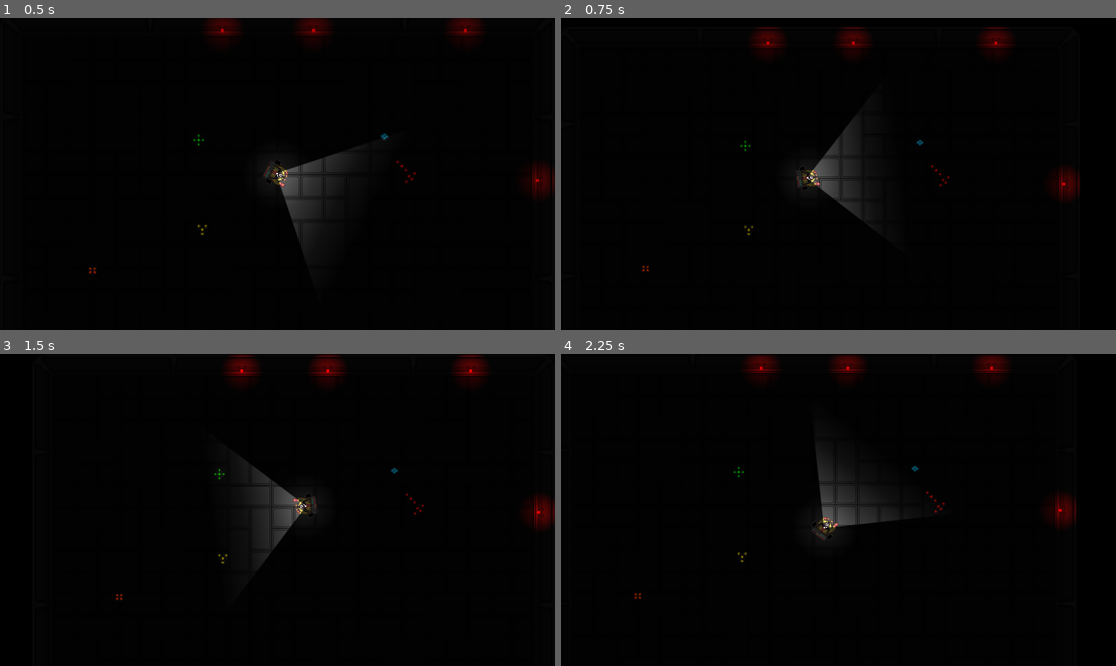
Above: before the commit, frames 1-4 (two rows, left to right).
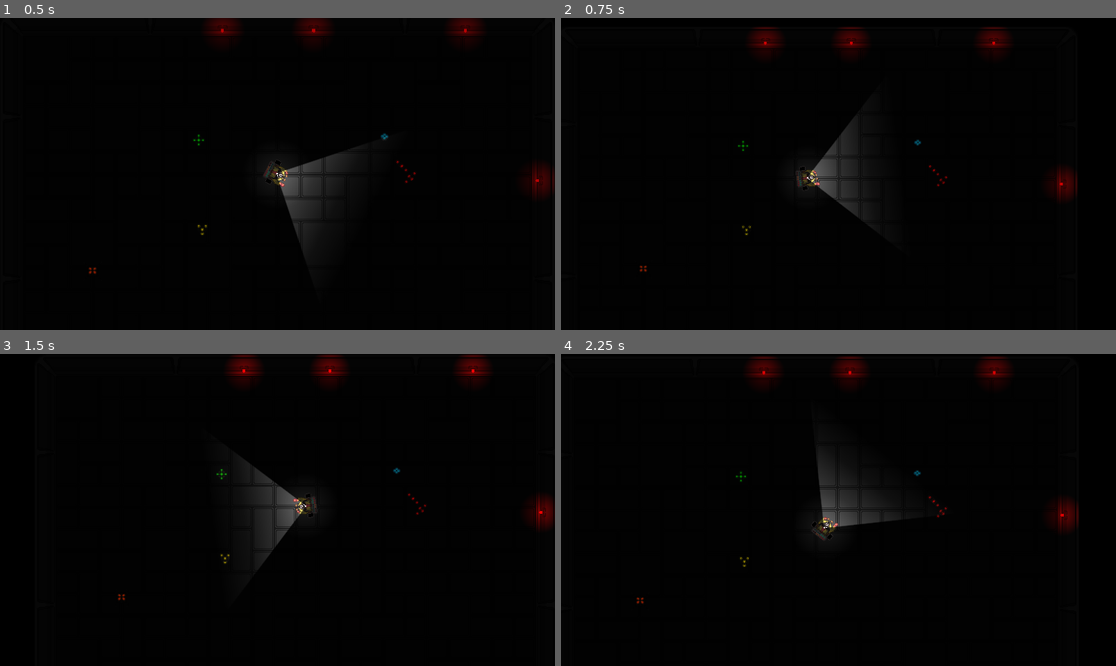
Above: after the commit, the same moments.

Repository: ocarina0001/gameoff-2024
Game: Godot game, scene res://Scenes/Worlds/prototype_world.tscn
Same seed, same stepped clock (60 frames per second), same inputs: the game is played once before the commit and once after it.
Inputs (mouse positions are in pixels of both pictures, inside the frame that each line leads up to):
- Up to frame 1 (0.5 s): no input
- Up to frame 2 (0.75 s): move the mouse to (960, 158) at 0.52 s; tap A (a) at 0.6 s
- Up to frame 3 (1.5 s): tap D (d) at 0.8, 1.35 s; tap Enter at 1.25 s; move the mouse to (166, 525) at 1.27 s
- Up to frame 4 (2.25 s): tap S (s) at 1.55, 2.1 s; tap Space at 2 s; move the mouse to (894, 441) at 2.02 s

Frame 1 is identical in both runs. In frame 2, 0.4% of the frame differs, in the area x 14-94%, y 6-82%; in frame 3, 0.4%; in frame 4, 1.0%, in the area x 13-94%, y 0-81%.

Commit message:
improved enemy comp (and bombkin)

Diff:
--- a/Components/EnemyComponent/EnemyComponent.tscn
+++ b/Components/EnemyComponent/EnemyComponent.tscn
@@ -1,6 +1,23 @@
-[gd_scene load_steps=2 format=3 uid="uid://txv77ri45f3l"]
+[gd_scene load_steps=3 format=3 uid="uid://txv77ri45f3l"]
 
 [ext_resource type="Script" path="res://Components/EnemyComponent/enemy_component.gd" id="1_d3rlx"]
 
+[sub_resource type="CircleShape2D" id="CircleShape2D_6xb8u"]
+
 [node name="EnemyComponent" type="Node2D"]
 script = ExtResource("1_d3rlx")
+
+[node name="NavigationAgent2D" type="NavigationAgent2D" parent="."]
+
+[node name="Timer" type="Timer" parent="."]
+wait_time = 0.2
+autostart = true
+
+[node name="VisionArea" type="Area2D" parent="."]
+
+[node name="CollisionShape2D" type="CollisionShape2D" parent="VisionArea"]
+shape = SubResource("CircleShape2D_6xb8u")
+debug_color = Color(1, 1, 1, 0.42)
+
+[connection signal="timeout" from="Timer" to="." method="_on_timer_timeout"]
+[connection signal="body_entered" from="VisionArea" to="." method="_on_vision_area_body_entered"]
--- a/Components/EnemyComponent/enemy_component.gd
+++ b/Components/EnemyComponent/enemy_component.gd
@@ -18,11 +18,38 @@
 ## Flags whether or not the enemy requires oxygen.
 @export var has_oxygen: bool = true
 ## The damage its main attack does.
-@export var damage: float = 50
+@export var damage: float = 25
 ## The speed of the enemy.
 @export var speed: float = 100
+## The vision range of the enemy.
+@export var vision: float = 80
+var target: Node2D
+var parent: Node2D
 
 func _ready() -> void:
 	current_armor = armor
 	current_health = health
 	current_oxygen = oxygen
+	parent = get_parent()
+	$VisionArea/CollisionShape2D.shape.radius = vision
+
+func _physics_process(delta: float):
+		var direction : Vector2
+		if not $NavigationAgent2D.is_navigation_finished():
+			direction = ($NavigationAgent2D.get_next_path_position() - parent.global_position).normalized()
+			parent.velocity = direction * speed
+			parent.move_and_slide()
+			parent.look_at(target.global_position)
+		else:
+			parent.velocity = Vector2.ZERO
+
+func create_path():
+	if target != null:
+		$NavigationAgent2D.target_position = target.global_position
+
+func _on_vision_area_body_entered(body: Node2D) -> void:
+	if body.name == "player":
+		target = body
+
+func _on_timer_timeout() -> void:
+	create_path()
--- a/Scenes/Enemies/Bombkin/bombkin.gd
+++ b/Scenes/Enemies/Bombkin/bombkin.gd
@@ -5,8 +5,15 @@
 # Bombkin's unique behavior is (probably) exploding either when dead OR when close enough to the player
 # I think we should use the explosion image clustered together to make an explosive effect
 
+var is_chasing: bool = false
+
 func _ready() -> void:
 	$AnimatedSprite2D.play("idle")
+
+func _process(delta: float) -> void:
+	if $EnemyComponent.target != null and is_chasing == false:
+		is_chasing = true
+		$AnimatedSprite2D.play("walk")
 
 func _on_explosion_range_body_entered(body: Node2D) -> void:
 	# If we really end up getting advanced, we could use groups and make this
--- a/Scenes/Player/player.tscn
+++ b/Scenes/Player/player.tscn
@@ -58,7 +58,7 @@
 [node name="player" type="CharacterBody2D"]
 scale = Vector2(0.5, 0.5)
 script = ExtResource("1_vy3t3")
-speed = 250
+speed = 200
 
 [node name="Legs" type="AnimatedSprite2D" parent="."]
 rotation = -1.57079
